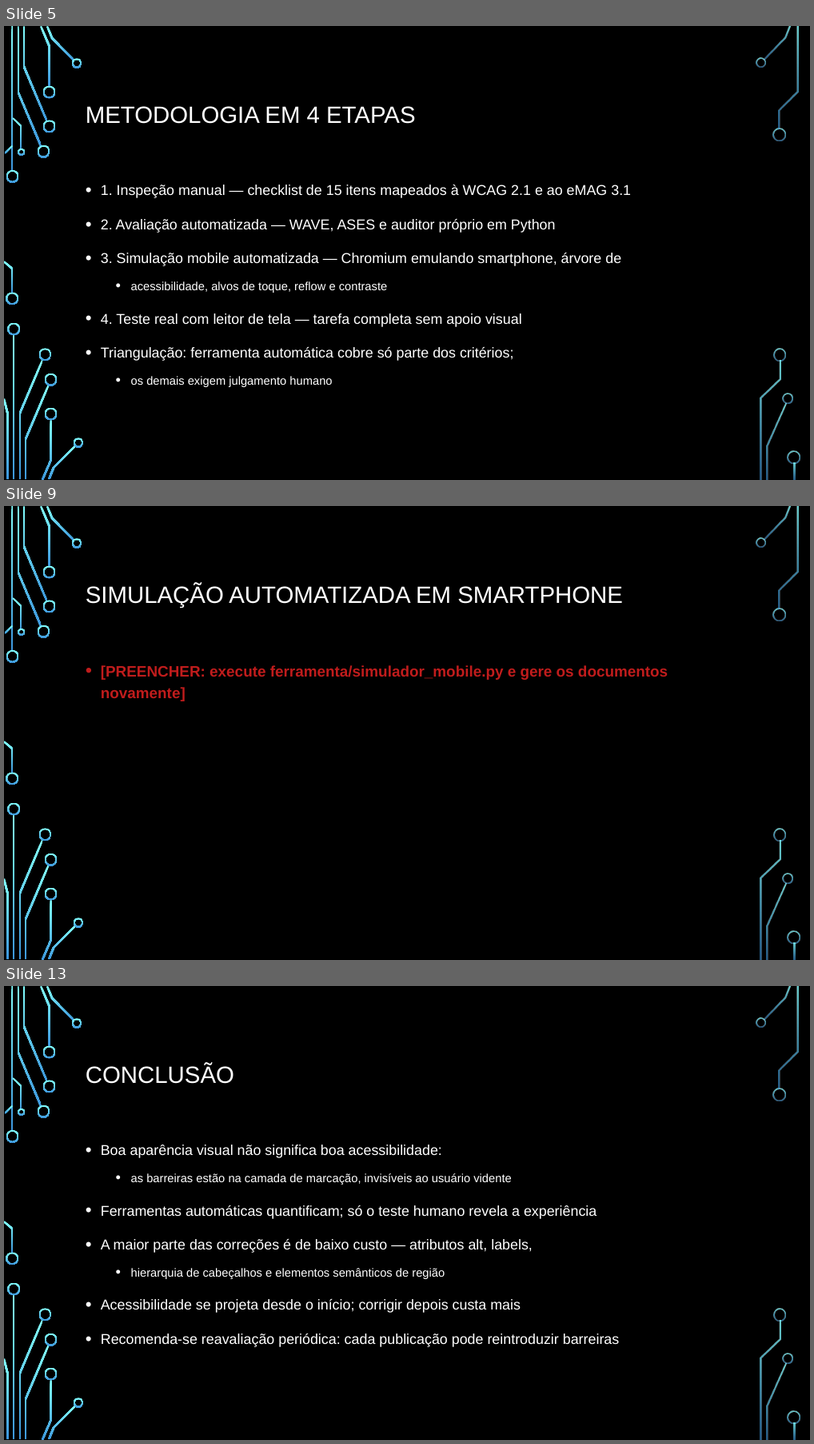
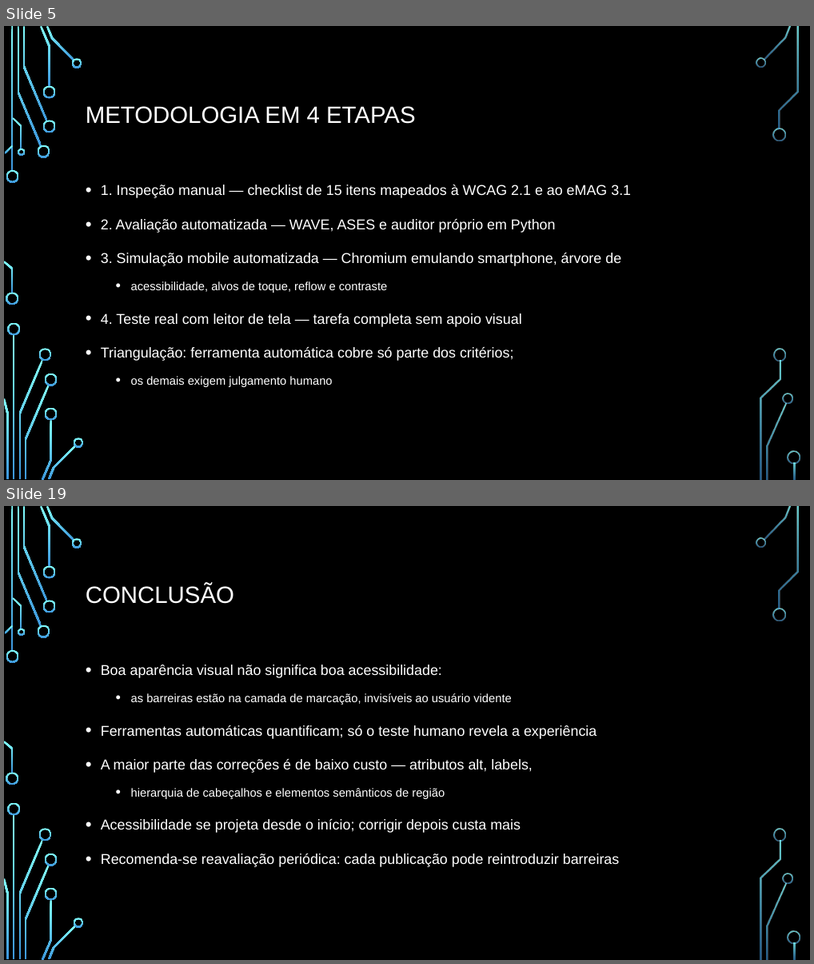
Before and after one commit to guilhermedopp/atividades, a slide deck: apresentacao/APRESENTACAO_AVALIACAO_ACESSIBILIDADE.pptx. Shown one above the other, each under a label of ours: slides 5, 9 and 13 before the commit, slides 5 and 19 after it; the slides between them are not shown. The pictures are 814x1444 and 814x964 pixels, drawn with LibreOffice and Linux fonts; fonts in the diff are those of the drawing; background and template pictures are left out. Boxes give left, top, right and bottom in pixels: in the first picture for what was removed or moved away, otherwise in the second. Text is boxed around its words. In the diff, an @@ line names an element or a change of style, - is before the commit and + after.

```diff
--- a/apresentacao/APRESENTACAO_AVALIACAO_ACESSIBILIDADE.pptx
+++ b/apresentacao/APRESENTACAO_AVALIACAO_ACESSIBILIDADE.pptx
@@ slide 9 removed at (4,506,810,960), background picture (left out); not listed: 36 template elements that a slide beside it also shows @@
@@ title removed at (86,584,623,608) @@
-SIMULAÇÃO AUTOMATIZADA EM SMARTPHONE
@@ text removed at (101,665,668,701) @@
-• [PREENCHER: execute ferramenta/simulador_mobile.py e gere os documentos novamente]
@@ what was slide 13 is now slide 19 @@
```
Also in this commit, not shown: 6 slides changed, 7 slides added, 21 other files.
